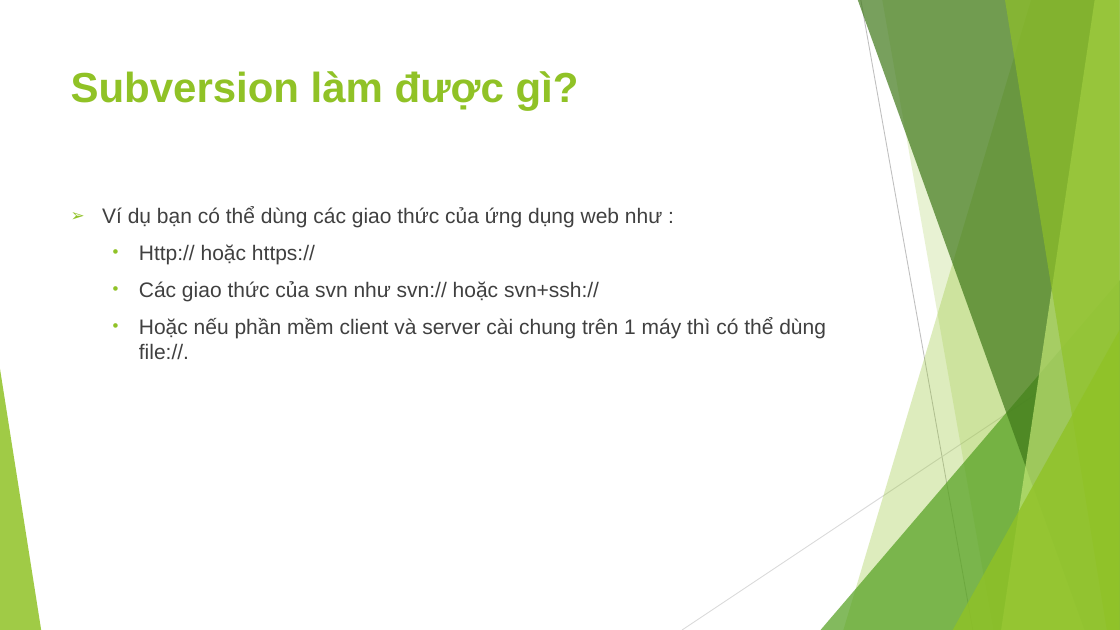
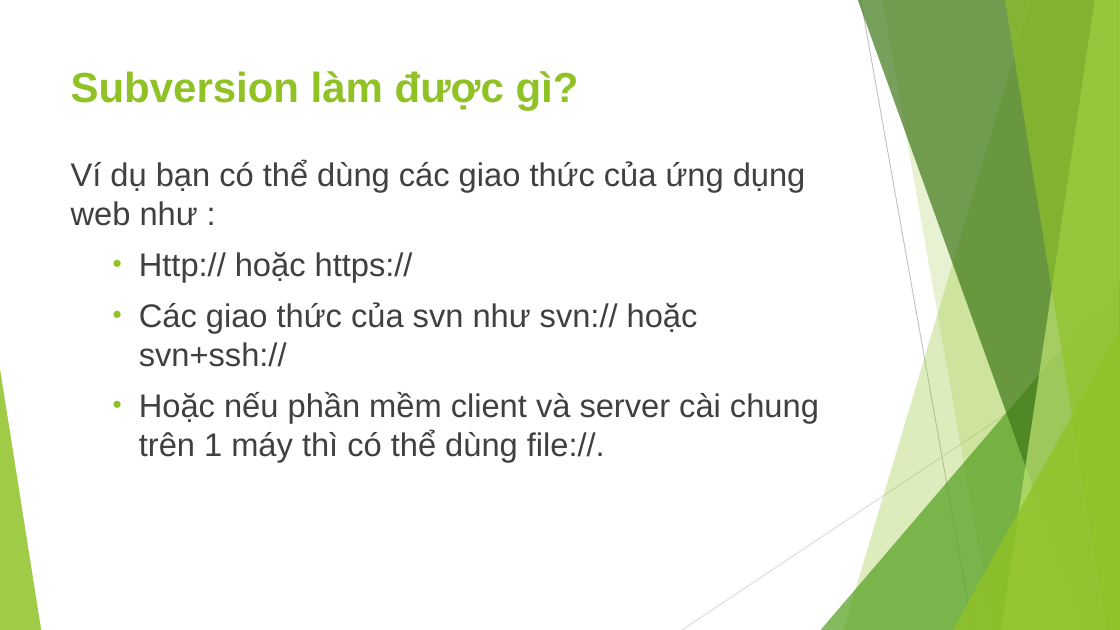
Before and after one commit to leqnam/pmbok-rnl, a slide deck: slide 12 of Bao-cao-QLDA/Nhom-6_SVN.pptx. Drawn at 1120x630 pixels with LibreOffice and Linux fonts; fonts in the diff are those of the drawing. Boxes give left, top, right and bottom in pixels: in the first picture for what was removed or moved away, otherwise in the second. Text is boxed around its words. In the diff, an @@ line names an element or a change of style, - is before the commit and + after.

```diff
--- a/Bao-cao-QLDA/Nhom-6_SVN.pptx
+++ b/Bao-cao-QLDA/Nhom-6_SVN.pptx
@@ text "Ví dụ bạn có thể ...": place and size @@
-text "Ví dụ bạn có thể ..." at (102, 207, 826, 359)
+text "Ví dụ bạn có thể ..." at (71, 160, 819, 462)
@@ text "Ví dụ bạn có thể ..." at (71, 160, 819, 462): size 18 to 28 pt; bullet ➢ to none @@
```
Also in this commit, not shown: 20 other slides changed.
